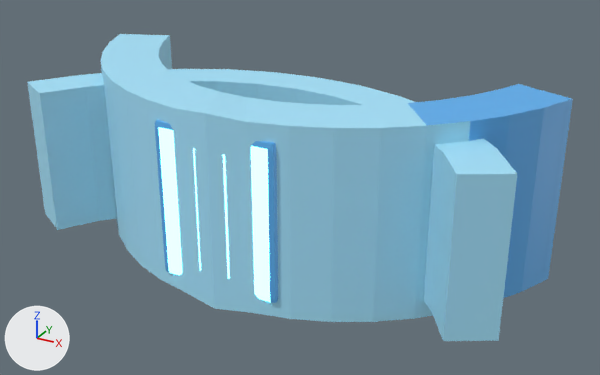
An edit to the Blender file viewer/assets/armor-parts/waist/source/waist.blend, drawn before and after from the same camera.
One viewpoint serves both versions: a 50 mm camera at (0.338, -0.57, 0.276) aimed at (0.022, 0.005, -0.011). Lighting does not change. The marker at lower left points along +X, +Y and +Z. The older version comes first.

The scene before the commit, as lines of its bpy script (objects in view):
```python
me_armor_waist_v001 = bpy.data.meshes.new('armor_waist_v001')
me_armor_waist_v001.from_pydata(...)  # 240 vertices, 232 faces; spans x -0.225..0.225, y -0.098..0.095, z -0.083..0.083
# faces by material slot: [116, 58, 58]
me_armor_waist_v001.materials.append(mat_armor_base_surface)  # cyan #a7e6ff
me_armor_waist_v001.materials.append(mat_armor_accent)  # blue #5cb0f1
me_armor_waist_v001.materials.append(mat_armor_emissive)  # cyan #76f4ff, glowing cyan #76f4ff
ob_armor_waist_v001 = bpy.data.objects.new('armor_waist_v001', me_armor_waist_v001)
ob_armor_waist_v001.location = (0.0, 0.0, 0.0)
```
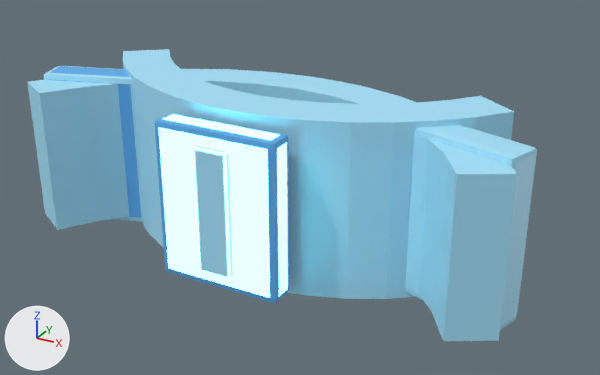
Patch to the scene script:
```diff
--- a/viewer/assets/armor-parts/waist/source/waist.blend.py
+++ b/viewer/assets/armor-parts/waist/source/waist.blend.py
@@ me_armor_waist_v001 @@
 # used by ob_armor_waist_v001; location = (0.0, 0.0, 0.0)
-me_armor_waist_v001.from_pydata(...)  # 240 vertices, 232 faces; spans x -0.225..0.225, y -0.098..0.095, z -0.083..0.083
+me_armor_waist_v001.from_pydata(...)  # 336 vertices, 324 faces; spans x -0.222..0.222, y -0.096..0.079, z -0.075..0.075
+# me_armor_waist_v001 part 1: the loose piece of 76 vertices spanning x -0.225..0.225, y -0.098..0.095, z -0.083..0.083 is rebuilt with 60 vertices and now spans x -0.19..0.19, y -0.065..0.065, z -0.075..0.075, in mat_armor_base_surface (cyan #a7e6ff)
+# me_armor_waist_v001 part 2: a new loose piece of 56 vertices spanning x 0.13..0.222, y -0.046..0.01, z -0.07..0.07, in mat_armor_base_surface (cyan #a7e6ff)
+# me_armor_waist_v001 part 3: a new loose piece of 56 vertices spanning x -0.222..-0.13, y -0.046..0.01, z -0.07..0.07
+# me_armor_waist_v001 part 4: 4 faces spanning x -0.015..0.013, y -0.096..-0.084, z -0.053..0.051 switch from mat_armor_base_surface (cyan #a7e6ff) to mat_armor_emissive (cyan #76f4ff, glowing cyan #76f4ff)
+# me_armor_waist_v001 part 5: 8 faces spanning x -0.054..0.054, y -0.092..-0.068, z -0.067..0.062 switch from mat_armor_emissive (cyan #76f4ff, glowing cyan #76f4ff) to mat_armor_accent (blue #5cb0f1)
```

What differs and where, as boxes [x1, y1, x2, y2] in the pictures (600 x 375 px):
'armor_waist_v001', reshaped (7% narrower)
    before: [27, 34, 573, 341]
    after: [27, 49, 537, 341]
part 1 of me_armor_waist_v001, rebuilt (17% narrower, 13% shorter)
    before: [101, 34, 573, 322]
    after: [123, 49, 514, 299]
part 2 of me_armor_waist_v001, added (cyan)
    after: [405, 125, 537, 330]
part 3 of me_armor_waist_v001, added
    after: [44, 66, 144, 222]
part 4 of me_armor_waist_v001, recoloured
    after: [201, 270, 228, 279]
part 5 of me_armor_waist_v001, recoloured
    before: [169, 269, 271, 302]
    after: [169, 269, 288, 302]
